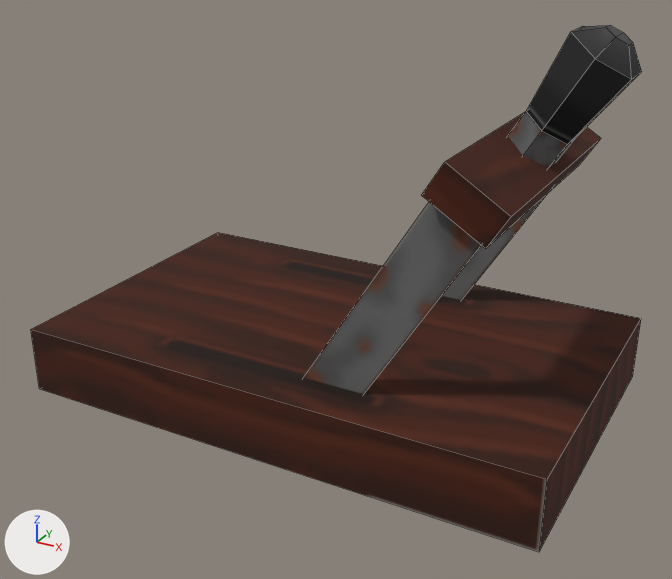
The FBX model Assets/[Venator]/Castle/Lever&MetalDoor/Lever/palanca.fbx as it was, and as the next commit left it.
The view is the same before and after, from a camera (50 mm lens) standing at (0.609, -1.118, 0.716) and looking at (0.017, -0.042, 0.178). The lights are fixed; the arrows at lower left show +X, +Y and +Z. Mesh edges are drawn as thin lines. Where no turn or scale is listed for an object, it has been applied to the vertices.

Names of what the first picture shows: 'Agarre', 'Base', 'Cube.001', 'Plane'.
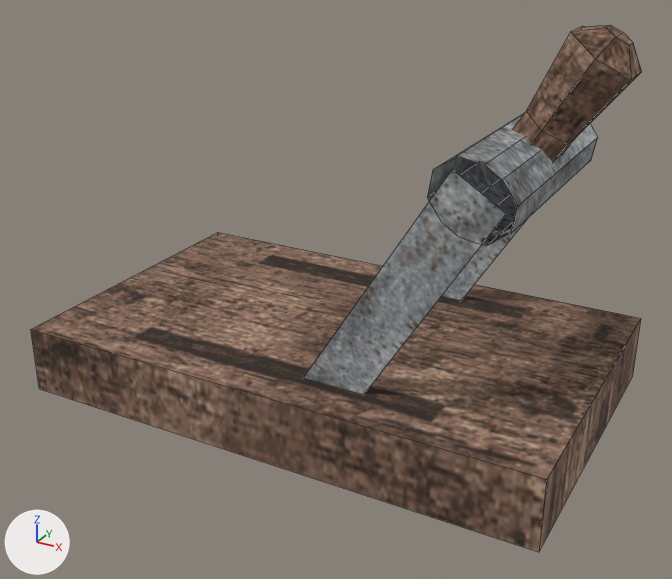
Pixel boxes (x1, y1, x2, y2) of what changed, in the pictures (672 x 579 px; the box of a moved part takes in the faces that stretch with it):
'Base', surface changed: (31, 233, 641, 552) in both
'Plane', surface changed: (304, 169, 549, 394) in both
'Cube.001', surface changed, reshaped, moved: before (422, 112, 601, 249); after (427, 113, 598, 246)
'Agarre', surface changed (black to brown): (508, 25, 642, 168) in both
part 1 of me_circle, surface changed (black to brown): before (508, 25, 642, 168); after (512, 25, 642, 162)
part 4 of me_plane_001, moved or reshaped: before (304, 202, 481, 394); after (304, 169, 506, 394)
part 5 of me_plane_001, moved or reshaped: before (442, 192, 549, 300); after (442, 218, 528, 300)

What changed in the scene script:
```text
Add img_textura3_png:
    img_textura3_png = load_image('textura3.png', '_unpacked/textura3.png', 293, 400, 'sRGB')
Change mat_sprite:
    mat_sprite.texture: img_textura_png -> img_textura3_png  # with its transparency
Change me_cube_002:
    used by ob_cube_001; location = (0.0, 0.0, -0.032)
    remove me_cube_002.from_pydata(...)  # 8 vertices, 6 faces; spans x 0.208..0.314, y -0.191..0.191, z 0.374..0.465
    add me_cube_002.from_pydata(...)  # 20 vertices, 10 faces; spans x 0.202..0.309, y -0.171..0.171, z 0.36..0.459
    me_cube_002 part 3: the whole mesh is rebuilt
Change me_cube:
    where me_cube.from_pydata(...)  # 8 vertices, 5 faces; spans x -0.395..0.395, y -0.24..0.24, z 0.0..0.102
    used by ob_base; location = (0.0, 0.0, 0.0)
    me_cube part 2: texture (UV) coordinates of 5 of 5 faces, centred in x -0.395..0.395, y -0.24..0.24, z 0.051..0.102, changed; they spanned u 0.0..0.61, v 0.0..0.99 and now span u 0.24..0.7, v 0.4..0.93
Change me_plane_001:
    where me_plane_001.from_pydata(...)  # 8 vertices, 2 faces; spans x 0.007..0.28, y -0.17..0.17, z 0.044..0.417
    used by ob_plane; location = (0.017, 0.0, -0.005)
    verts and faces of me_plane_001; kept vertices keep their numbers, new ones are numbered from 8
    before: 0 (0.073, -0.17, 0.044), 1 (0.007, -0.17, 0.085), 2 (0.28, -0.17, 0.375), 3 (0.214, -0.17, 0.417)
    before: 4 (0.073, 0.17, 0.044), 5 (0.007, 0.17, 0.085), 6 (0.28, 0.17, 0.375), 7 (0.214, 0.17, 0.417)
    me_plane_001 part 4
    add delete_faces([(0, 1, 3, 2)])
    add faces += [(0, 2, 3, 1)]
    me_plane_001 part 5
    add delete_faces([(4, 6, 7, 5)])
    add faces += [(4, 5, 7, 6)]
Change me_circle:
    where me_circle.from_pydata(...)  # 24 vertices, 20 faces; spans x 0.246..0.39, y -0.051..0.051, z 0.421..0.594
    used by ob_agarre; location = (0.0, 0.0, -0.032)
    me_circle part 1: texture (UV) coordinates of 20 of 20 faces, centred in x 0.257..0.384, y -0.033..0.033, z 0.439..0.591, changed; they spanned u 0.43..1.0, v 0.0..0.66 and now span u 0.54..0.8, v 0.1..0.32
Change ob_cube_001:
    ob_cube_001.location: (0.0, 0.0, -0.032) -> (0.005, 0.0, -0.023)
```
